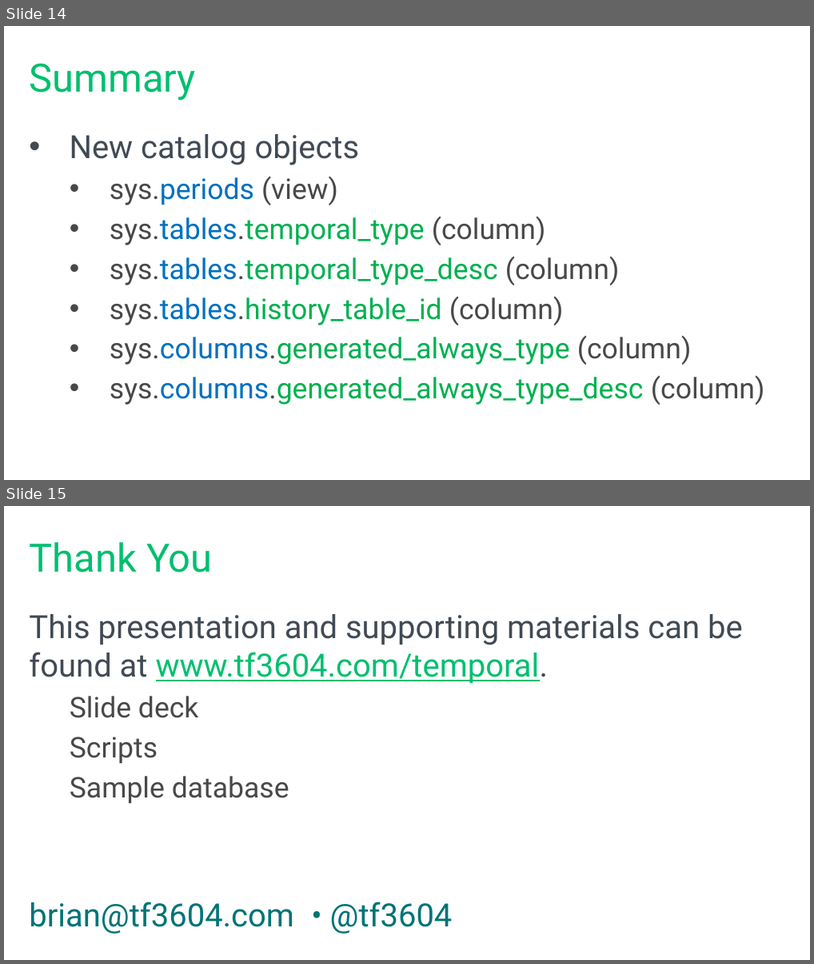
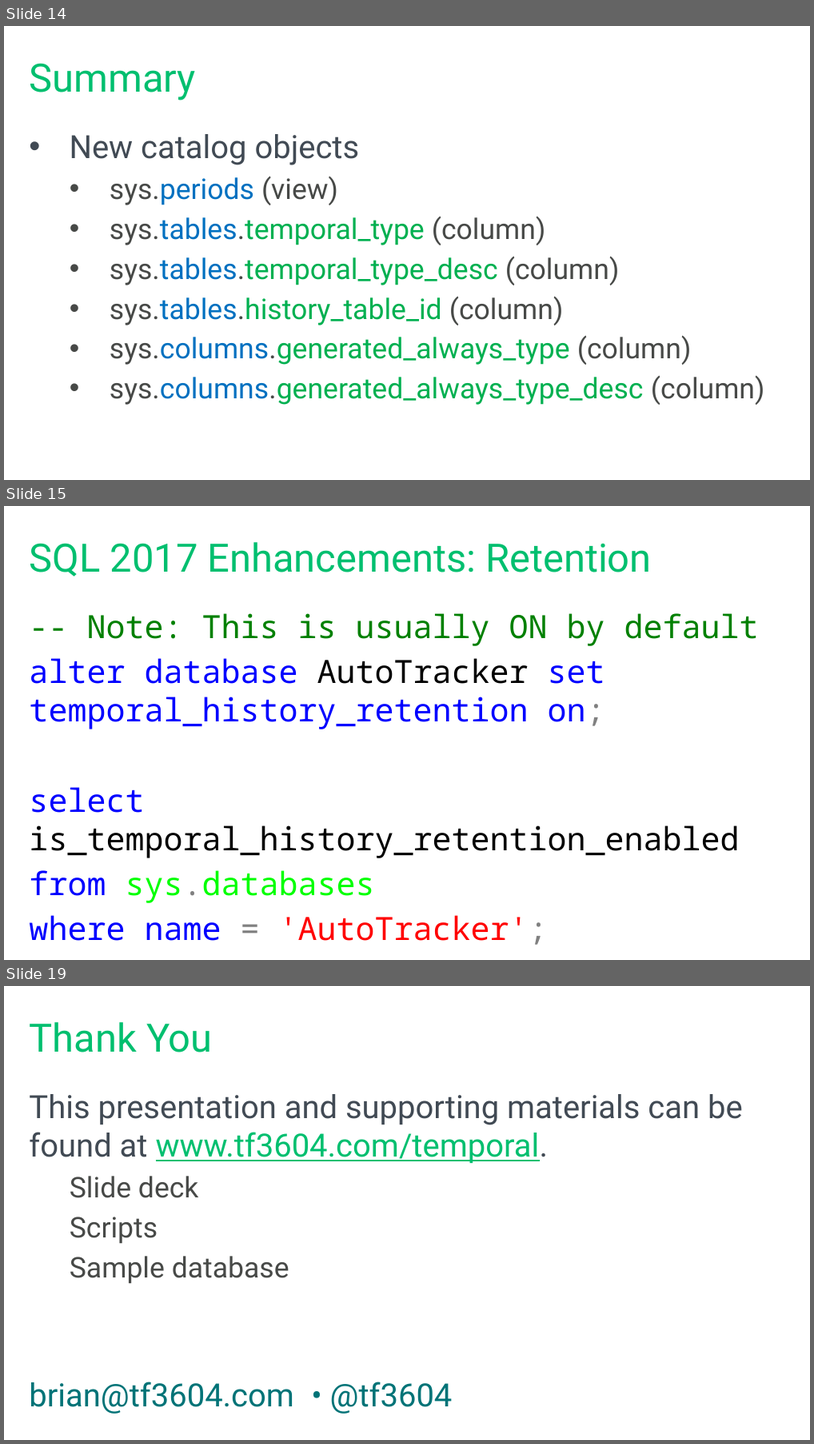
Before and after one commit to tf3604/RememberWhenTemporal, a slide deck: Temporal.pptx. Shown one above the other, each under a label of ours: slides 14 and 15 before the commit, slides 14, 15 and 19 after it; the slides between them are not shown. The pictures are 814x964 and 814x1444 pixels, drawn with LibreOffice and Linux fonts; fonts in the diff are those of the drawing; background and template pictures are left out. Boxes give left, top, right and bottom in pixels: in the first picture for what was removed or moved away, otherwise in the second. Text is boxed around its words. In the diff, an @@ line names an element or a change of style, - is before the commit and + after.

Commit message:
Add info about SQL 2017 temporal enhancements.

```diff
--- a/Temporal.pptx
+++ b/Temporal.pptx
@@ slide 15 added at box(4, 506, 810, 960), background #FFFFFF @@
@@ title added at box(30, 542, 652, 576), 44 pt, text #00BF6F @@
+SQL 2017 Enhancements: Retention
@@ text added at box(29, 613, 759, 944), 36 pt, text #0000FF @@
+-- Note: This is usually ON by default
+alter database AutoTracker set temporal_history_retention on;
+select is_temporal_history_retention_enabled
+from sys.databases
+where name = 'AutoTracker';
@@ what was slide 15 is now slide 19 @@
```
Also in this commit, not shown: 1 slide changed, 3 other slides added.
